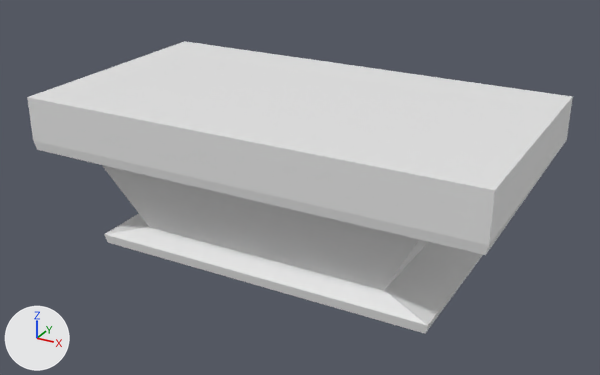
A saved change to the FBX model Assets/Douglas_Art/Douglas_models/Platform_v5.fbx.
Before and after are seen from a camera (50 mm lens) standing at (28.27, -6.61, 3.14) and looking at (24.66, -0.05, -0.14). Lighting does not change. The marker at lower left points along +X, +Y and +Z. Where no turn or scale is listed for an object, it has been applied to the vertices.

Names of what the first picture shows: 'Platform_v5'.
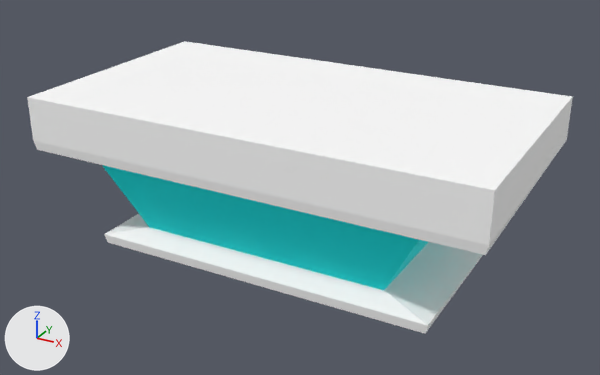
Pixel boxes [x1, y1, x2, y2] of what changed, in the pictures (600 x 375 px):
part 1 of me_mesh, recoloured
    both: [27, 41, 573, 333]
part 2 of me_mesh, recoloured
    both: [105, 214, 149, 234]
part 3 of me_mesh, recoloured (white to cyan)
    both: [102, 165, 428, 290]

What the commit changed:
Material 'Material #31' (mat_material__31) is new.
Its base color is (1.0, 1.0, 1.0) (white #ffffff).
Its roughness is 0.859.
Material 'Material #2' (mat_material__2) is new.
Its base color is (0.0, 0.988, 1.0) (cyan #00feff).
Its roughness is 0.859.
me_mesh has 28 vertices, 26 faces and spans x -2.25..2.25, y -1.25..1.25, z -0.77..0.77.
me_mesh is used by ob_platform_v5; location (24.638, 0.004, 0.0).
me_mesh part 1: 16 of the faces centred in x 0.0..2.25, y -1.25..1.25, z -0.77..0.77 switch from no material to mat_material__31 (white #ffffff).
me_mesh part 2: 5 of the faces centred in x -2.25..-1.51, y -0.1..0.0, z -0.72..0.55 switch from no material to mat_material__31 (white #ffffff).
me_mesh part 3: all 3 faces centred in x -1.45..1.45, y -0.91..-0.14, z -0.22 switch from no material to mat_material__2 (cyan #00feff).
